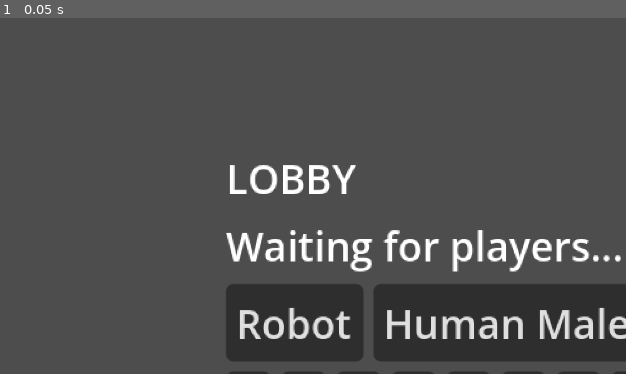
Above: before the commit, frame 1.
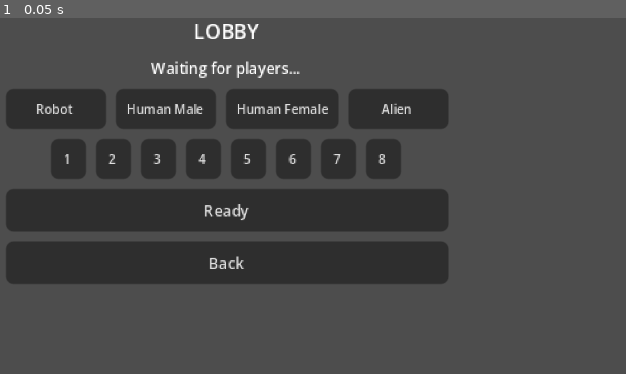
Above: after the commit, the same moment.

Repository: IchbineineBiene2/co-op-pixel-game
Game: Godot game, scene res://scenes/lobby.tscn
Same seed, same stepped clock (60 frames per second), same inputs: the game is played once before the commit and once after it. This scene is started directly instead of the project's main scene.
Inputs:
- Up to frame 1 (0.05 s): no input

The runs differ from the first frame. In frame 1, 44% of the frame differs, in the area x 0-100%, y 1-100%.

Commit message:
feat: vrix race minigame, zone triggers, full game loop working

Diff:
--- a/zyphor-chronicles/project.godot
+++ b/zyphor-chronicles/project.godot
@@ -11,7 +11,7 @@
 [application]
 
 config/name="ZyphorChronicles"
-run/main_scene="res://scenes/main_map.tscn"
+run/main_scene="uid://j4qiducd1h7u"
 config/features=PackedStringArray("4.6", "Forward Plus")
 config/icon="res://icon.svg"
 
--- a/zyphor-chronicles/scenes/lobby.gd
+++ b/zyphor-chronicles/scenes/lobby.gd
@@ -7,33 +7,47 @@
 
 	var vbox = VBoxContainer.new()
 	vbox.set_anchors_preset(Control.PRESET_CENTER)
+	vbox.grow_horizontal = Control.GROW_DIRECTION_BOTH
+	vbox.grow_vertical = Control.GROW_DIRECTION_BOTH
+	vbox.custom_minimum_size = Vector2(160, 0)
+	vbox.add_theme_constant_override("separation", 4)
 	canvas.add_child(vbox)
 
 	var title = Label.new()
 	title.name = "Title"
 	title.text = "LOBBY"
+	title.horizontal_alignment = HORIZONTAL_ALIGNMENT_CENTER
+	title.add_theme_font_size_override("font_size", 8)
 	vbox.add_child(title)
 
 	var players_label = Label.new()
 	players_label.name = "PlayersLabel"
 	players_label.text = tr("MSG_WAITING")
+	players_label.horizontal_alignment = HORIZONTAL_ALIGNMENT_CENTER
+	players_label.add_theme_font_size_override("font_size", 6)
 	vbox.add_child(players_label)
 
 	# Sprite seçim butonları
 	var sprite_hbox = HBoxContainer.new()
+	sprite_hbox.alignment = BoxContainer.ALIGNMENT_CENTER
 	vbox.add_child(sprite_hbox)
 	for sprite in ["Robot", "Human Male", "Human Female", "Alien"]:
 		var btn = Button.new()
 		btn.text = sprite
+		btn.custom_minimum_size = Vector2(40, 12)
+		btn.add_theme_font_size_override("font_size", 5)
 		btn.pressed.connect(_on_sprite_selected.bind(sprite.to_lower().replace(" ", "_")))
 		sprite_hbox.add_child(btn)
 
 	# Renk seçim butonları
 	var color_hbox = HBoxContainer.new()
+	color_hbox.alignment = BoxContainer.ALIGNMENT_CENTER
 	vbox.add_child(color_hbox)
 	for i in range(8):
 		var btn = Button.new()
 		btn.text = str(i + 1)
+		btn.custom_minimum_size = Vector2(14, 12)
+		btn.add_theme_font_size_override("font_size", 5)
 		btn.pressed.connect(_on_color_selected.bind(i))
 		color_hbox.add_child(btn)
 
@@ -41,12 +55,16 @@
 	var btn_ready = Button.new()
 	btn_ready.name = "BtnReady"
 	btn_ready.text = tr("BTN_READY")
+	btn_ready.add_theme_font_size_override("font_size", 6)
+	btn_ready.custom_minimum_size = Vector2(60, 14)
 	btn_ready.pressed.connect(_on_ready_pressed)
 	vbox.add_child(btn_ready)
 
 	var btn_back = Button.new()
 	btn_back.name = "BtnBack"
 	btn_back.text = tr("BTN_BACK")
+	btn_back.add_theme_font_size_override("font_size", 6)
+	btn_back.custom_minimum_size = Vector2(60, 14)
 	btn_back.pressed.connect(_on_back_pressed)
 	vbox.add_child(btn_back)
 
--- /dev/null
+++ b/zyphor-chronicles/scenes/minigames/vrix_race.tscn
@@ -0,0 +1,6 @@
+[gd_scene format=3]
+
+[ext_resource type="Script" path="res://scripts/minigames/vrix_race.gd" id="1"]
+
+[node name="VrixRace" type="Node2D"]
+script = ExtResource("1")
--- a/zyphor-chronicles/scripts/main_map.gd
+++ b/zyphor-chronicles/scripts/main_map.gd
@@ -46,7 +46,7 @@
 
 func _create_zones() -> void:
 	var zones = [
-		{"name": "Vrix Pazarı", "pos": Vector2(60, 50),  "color": Color(1,0.8,0,0.3)},
+		{"name": "Vrix Pazarı", "pos": Vector2(60, 50),  "color": Color(1,0.8,0,0.3), "scene": "res://scenes/minigames/vrix_race.tscn"},
 		{"name": "Glonar Arenası", "pos": Vector2(260, 50),  "color": Color(1,0.3,0.3,0.3)},
 		{"name": "Nebula Fabrikası", "pos": Vector2(60, 130), "color": Color(0.3,0.8,1,0.3)},
 		{"name": "Xora Tapınağı", "pos": Vector2(260, 130), "color": Color(0.8,0.3,1,0.3)},
@@ -60,4 +60,5 @@
 		area.zone_name = z["name"]
 		area.zone_color = z["color"]
 		area.position = z["pos"]
+		area.minigame_scene = z.get("scene", "")
 		add_child(area)
--- /dev/null
+++ b/zyphor-chronicles/scripts/minigame_base.gd
@@ -0,0 +1,35 @@
+extends Node2D
+class_name MinigameBase
+
+var difficulty: String = "easy"
+var results: Array = []
+var time_left: float = 90.0
+var is_running: bool = false
+
+signal minigame_ended(results)
+
+func start(diff: String) -> void:
+	difficulty = diff
+	is_running = true
+	_on_start()
+
+func end() -> void:
+	is_running = false
+	minigame_ended.emit(results)
+	_on_end()
+
+func get_results() -> Array:
+	return results
+
+func _on_start() -> void:
+	pass
+
+func _on_end() -> void:
+	pass
+
+func _process(delta: float) -> void:
+	if not is_running:
+		return
+	time_left -= delta
+	if time_left <= 0:
+		end()
--- /dev/null
+++ b/zyphor-chronicles/scripts/minigames/vrix_race.gd
@@ -0,0 +1,136 @@
+extends MinigameBase
+
+func _ready() -> void:
+	var diff = GameManager.get_difficulty()
+	start(diff)
+
+const PLAYER_SPEED_EASY = 60.0
+const PLAYER_SPEED_MEDIUM = 72.0
+const PLAYER_SPEED_HARD = 84.0
+
+var player: CharacterBody2D = null
+var finish_line_y: float = 20.0
+var rank: int = 1
+
+func _on_start() -> void:
+	match difficulty:
+		"easy":   time_left = 90.0
+		"medium": time_left = 75.0
+		"hard":   time_left = 60.0
+	_create_race_scene()
+
+func _create_race_scene() -> void:
+	# Zemin
+	var ground = ColorRect.new()
+	ground.size = Vector2(320, 180)
+	ground.color = Color(0.15, 0.15, 0.2)
+	add_child(ground)
+
+	# Bitiş çizgisi
+	var finish = ColorRect.new()
+	finish.size = Vector2(320, 4)
+	finish.position = Vector2(0, finish_line_y)
+	finish.color = Color(1, 1, 0)
+	add_child(finish)
+
+	# Başlangıç çizgisi
+	var start_line = ColorRect.new()
+	start_line.size = Vector2(320, 4)
+	start_line.position = Vector2(0, 150)
+	start_line.color = Color(1, 1, 1)
+	add_child(start_line)
+
+	# Engeller (zorluk seviyesine göre)
+	_create_obstacles()
+
+	# Oyuncu
+	player = CharacterBody2D.new()
+	var col = CollisionShape2D.new()
+	var shape = CapsuleShape2D.new()
+	shape.radius = 6.0
+	shape.height = 12.0
+	col.shape = shape
+	player.add_child(col)
+
+	var sprite = ColorRect.new()
+	sprite.size = Vector2(12, 12)
+	sprite.position = Vector2(-6, -6)
+	sprite.color = Color(0.2, 0.6, 1.0)
+	player.add_child(sprite)
+
+	player.position = Vector2(160, 150)
+	add_child(player)
+
+func _create_obstacles() -> void:
+	var obstacle_count = 3
+	if difficulty == "medium": obstacle_count = 5
+	if difficulty == "hard":   obstacle_count = 8
+
+	for i in range(obstacle_count):
+		var obs = StaticBody2D.new()
+		var col = CollisionShape2D.new()
+		var shape = RectangleShape2D.new()
+		shape.size = Vector2(30, 10)
+		col.shape = shape
+		obs.add_child(col)
+
+		var rect = ColorRect.new()
+		rect.size = Vector2(30, 10)
+		rect.position = Vector2(-15, -5)
+		rect.color = Color(0.8, 0.3, 0.1)
+		obs.add_child(rect)
+
+		obs.position = Vector2(
+			randf_range(20, 300),
+			randf_range(40, 140)
+		)
+		add_child(obs)
+
+func _physics_process(delta: float) -> void:
+	if not is_running or player == null:
+		return
+
+	var speed = PLAYER_SPEED_EASY
+	if difficulty == "medium": speed = PLAYER_SPEED_MEDIUM
+	if difficulty == "hard":   speed = PLAYER_SPEED_HARD
+
+	var direction = Vector2.ZERO
+	direction.x = Input.get_axis("move_left", "move_right")
+	direction.y = Input.get_axis("move_up", "move_down")
+
+	if direction.length() > 0:
+		direction = direction.normalized()
+
+	player.velocity = direction * speed
+	player.move_and_slide()
+
+	# Bitiş kontrolü
+	if player.position.y <= finish_line_y + 10:
+		_player_finished()
+
+func _player_finished() -> void:
+	var my_id = multiplayer.get_unique_id()
+	results.append({
+		"peer_id": my_id,
+		"rank": rank,
+		"zkr": _zkr_for_rank(rank),
+		"medals": _medals_for_rank(rank)
+	})
+	rank += 1
+	is_running = false
+	print("Bitirdi! Sıra: ", rank - 1)
+	get_tree().change_scene_to_file("res://scenes/main_map.tscn")
+
+func _zkr_for_rank(r: int) -> int:
+	match r:
+		1: return 150
+		2: return 90
+		3: return 50
+		_: return 20
+
+func _medals_for_rank(r: int) -> int:
+	match r:
+		1: return 3
+		2: return 2
+		3: return 1
+		_: return 0
--- a/zyphor-chronicles/scripts/zone_trigger.gd
+++ b/zyphor-chronicles/scripts/zone_trigger.gd
@@ -35,11 +35,21 @@
 func _on_body_entered(body: Node2D) -> void:
 	if body.name == "Player":
 		players_inside.append(body)
-		RoundManager.player_entered_zone(multiplayer.get_unique_id())
+		var my_id = 1
+		if multiplayer.has_multiplayer_peer():
+			my_id = multiplayer.get_unique_id()
+		RoundManager.player_entered_zone(my_id)
 		print(zone_name, " bölgesine girildi!")
+
+		# Doğrudan mini oyuna geç (multiplayer öncesi test için)
+		if minigame_scene != "":
+			get_tree().call_deferred("change_scene_to_file", minigame_scene)
 
 func _on_body_exited(body: Node2D) -> void:
 	if body.name == "Player":
 		players_inside.erase(body)
-		RoundManager.player_left_zone(multiplayer.get_unique_id())
+		var my_id = 1
+		if multiplayer != null and multiplayer.has_multiplayer_peer():
+			my_id = multiplayer.get_unique_id()
+		RoundManager.player_left_zone(my_id)
 		print(zone_name, " bölgesinden çıkıldı!")
Not shown, added: zyphor-chronicles/scripts/minigame_base.gd.uid
Not shown, added: zyphor-chronicles/scripts/minigames/vrix_race.gd.uid
